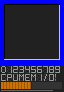
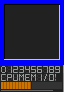
The second 64x92 image is a revision of the first. Changes to its layers:
painted on "Background" over (x1=63, y1=65, x2=64, y2=92)
